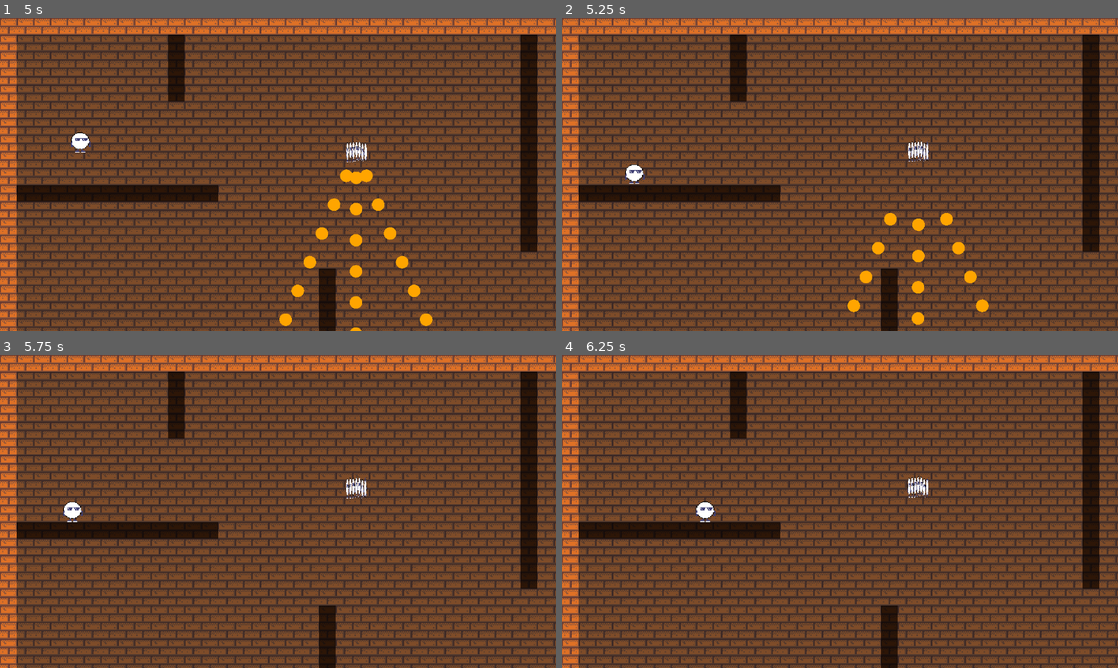
Above: before the commit, frames 1-4 (two rows, left to right).
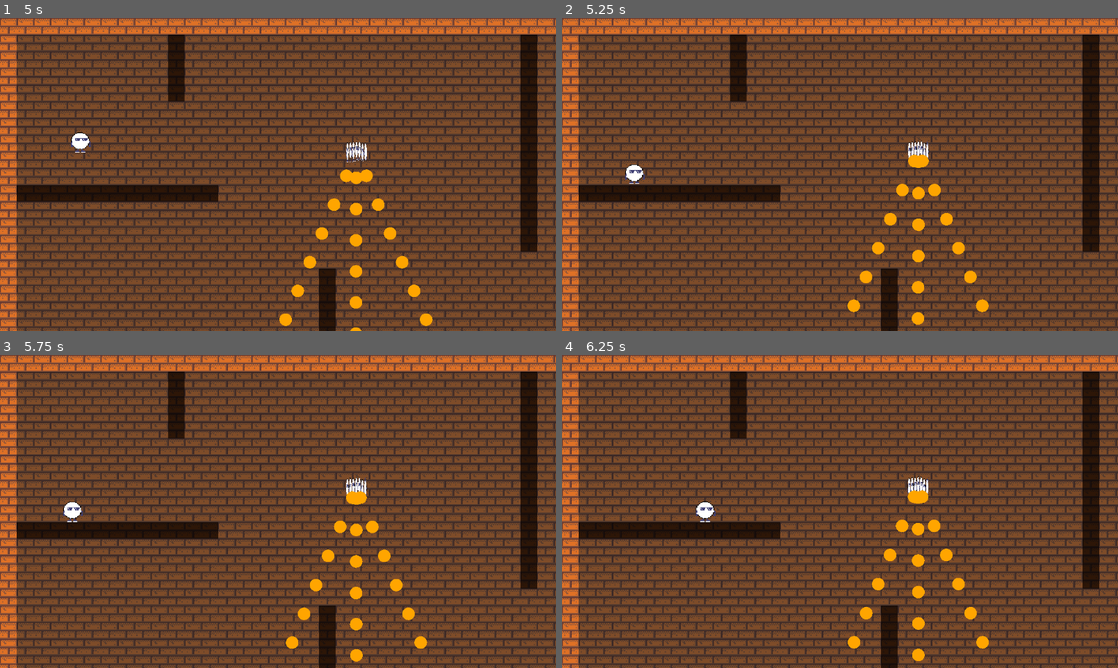
Above: after the commit, the same moments.

Repository: eduardo-kurek/MageMaze
Game: Godot game, scene res://world.tscn
The game is run twice, just before and just after one commit, with the same random seed, the same clock (stepped at 60 frames per second) and the same inputs.
Inputs:
- Up to frame 1 (5 s): hold D (move_right) 0.53-1.28 s; hold S (move_down) 1.28-2.03 s; hold D (move_right) 2.03-2.78 s; hold W (move_up) 2.78-3.53 s; hold A (move_left) from 3.53 s (still down)
- Up to frame 2 (5.25 s): release A (move_left) at 5.03 s; hold S (move_down) from 5.03 s (still down)
- Up to frame 3 (5.75 s): keep holding S (move_down)
- Up to frame 4 (6.25 s): release S (move_down) at 5.78 s; hold D (move_right) from 5.78 s (still down)

Frame 1 is identical in both runs. In frame 2, 0.4% of the frame differs, in the area x 60-69%, y 43-58%; in frame 3, 1.3%; in frame 4, 1.3%, in the area x 51-77%, y 43-98%.

Commit message:
Adiciona maquinas de estado

Diff:
--- a/entities/behaviours/state/EntityContext.gd
+++ /dev/null
@@ -1,6 +0,0 @@
-class_name EntityContext
-extends Node
-
-var position: Vector2
-var delta: float
-var time_in_state: float
--- a/entities/behaviours/state/ICondition.gd
+++ /dev/null
@@ -1,6 +0,0 @@
-class_name ICondition
-extends Resource
-
-func evaluate(_ctx: EntityContext) -> bool:
-	push_error("ICondition.evaluate() não implementado")
-	return false
--- a/entities/behaviours/state/ShotState.gd
+++ /dev/null
@@ -1,13 +0,0 @@
-class_name ShotState
-extends Resource
-
-@export var id: StringName
-@export var weapons: Array[Weapon] = []
-@export var transitions: Array[ShotStateTransition] = []
-
-func enter() -> void:
-	pass
-
-func update_physics(ctx: EntityContext) -> void:
-	for weapon in weapons:
-		weapon.tick(ctx.delta, ctx.position)
--- a/entities/behaviours/state/ShotStateMachine.gd
+++ /dev/null
@@ -1,48 +0,0 @@
-class_name ShotStateMachine
-extends Resource
-
-@export var states: Array[ShotState] = []
-
-var _current: ShotState
-var _by_id: Dictionary = {}
-var _time_in_state: float = 0.0
-
-func start() -> void:
-	_init_state_ids()
-	_validate_transitions()
-	_enter(states[0])
-
-func _init_state_ids() -> void:
-	_by_id.clear()
-	for s in states:
-		_by_id[s.id] = s
-
-func _validate_transitions() -> void:
-	for s in states:
-		for t in s.transitions:
-			if not _by_id.has(t.target_state):
-				push_error("Estado '%s' tem transição para '%s', que não existe" % [s.id, t.target_state])
-
-func _enter(state: ShotState) -> void:
-	_current = state
-	_time_in_state = 0.0
-	state.enter()
-
-func update_physics(ctx: EntityContext) -> void:
-	_update_context(ctx)
-	_evaluate_current_transitions(ctx)
-	_update_physics_current(ctx)
-
-func _update_context(ctx: EntityContext) -> void:
-	_time_in_state += ctx.delta
-	ctx.time_in_state = _time_in_state
-
-func _evaluate_current_transitions(ctx: EntityContext) -> void:
-	for t in _current.transitions:
-		if t.condition and t.condition.evaluate(ctx):
-			if _by_id.has(t.target_state):
-				_enter(_by_id[t.target_state])
-			return
-
-func _update_physics_current(ctx: EntityContext) -> void:
-	_current.update_physics(ctx)
--- a/entities/behaviours/state/ShotStateTransition.gd
+++ /dev/null
@@ -1,5 +0,0 @@
-class_name ShotStateTransition
-extends Resource
-
-@export var condition: ICondition
-@export var target_state: StringName
--- /dev/null
+++ b/entities/behaviours/state/StateAction.gd
@@ -0,0 +1,11 @@
+class_name StateAction
+extends Resource
+
+func enter(_ctx: StateContext) -> void:
+	pass
+
+func update_physics(_ctx: StateContext) -> void:
+	pass
+
+func exit(_ctx: StateContext) -> void:
+	pass
--- /dev/null
+++ b/entities/behaviours/state/StateCondition.gd
@@ -0,0 +1,6 @@
+class_name StateCondition
+extends Resource
+
+func evaluate(_ctx: StateContext) -> bool:
+	push_error("StateCondition.evaluate() não implementado")
+	return false
--- /dev/null
+++ b/entities/behaviours/state/StateContext.gd
@@ -0,0 +1,6 @@
+class_name StateContext
+extends RefCounted
+
+var actor: Node
+var delta: float = 0.0
+var time_in_state: float = 0.0
--- /dev/null
+++ b/entities/behaviours/state/StateMachine.gd
@@ -0,0 +1,100 @@
+class_name StateMachine
+extends Node
+
+signal state_changed(previous: StringName, current: StringName)
+
+@export var initial_state: StringName
+@export var states: Array[StateMachineState] = []
+
+var _runtime_states: Array[StateMachineState] = []
+var _states_by_id: Dictionary = {}
+var _current: StateMachineState
+var _ctx := StateContext.new()
+
+func _ready() -> void:
+	_init_context()
+	_init_runtime_states()
+	_init_states_dictionary()
+
+	_validate_runtime_states()
+	_change_state(initial_state)
+
+func _init_context() -> void:
+	_ctx.actor = get_parent()
+	if _ctx.actor == null:
+		push_error("StateMachine precisa ter um pai")
+	if states.is_empty():
+		push_error("StateMachine precisa de pelo menos um estado")
+
+func _init_runtime_states() -> void:
+	_runtime_states.assign(states.duplicate_deep(Resource.DEEP_DUPLICATE_ALL))
+
+func _init_states_dictionary() -> void:
+	_states_by_id.clear()
+	for state in _runtime_states:
+		if state == null or state.id == &"" or _valid_state(state.id):
+			push_error("StateMachine contém estado nulo, sem ID ou com ID repetido")
+		_states_by_id[state.id] = state
+		for action in state.actions:
+			if action == null:
+				push_error("Estado '%s' contém ação nula" % state.id)
+
+func _validate_runtime_states() -> void:
+	if not _valid_state(initial_state):
+		push_error("Estado inicial '%s' não existe" % initial_state)
+
+	for state in _runtime_states:
+		for transition in state.transitions:
+			if transition == null or transition.condition == null:
+				push_error("Estado '%s' contém transição sem condição" % state.id)
+
+			if not _states_by_id.has(transition.target_state):
+				push_error("Estado '%s' aponta para '%s', que não existe" % [state.id, transition.target_state])
+
+func _physics_process(delta: float) -> void:
+	_update_context(delta)
+	_evaluate_current_transitions();
+	_current.update_physics(_ctx)
+
+func _update_context(delta: float) -> void:
+	_ctx.delta = delta
+	_ctx.time_in_state += delta
+
+func _evaluate_current_transitions() -> void:
+	for transition in _current.transitions:
+		if transition.condition.evaluate(_ctx):
+			_change_state(transition.target_state)
+			break
+
+func _change_state(id: StringName) -> bool:
+	if not _valid_state(id):
+		push_error("Estado '%s' não existe" % id)
+		return false
+
+	if _in_state(id): return true
+
+	_do_change_state(id)
+	return true
+
+func _valid_state(id: StringName) -> bool:
+	if not _states_by_id.has(id):
+		return false
+	return true
+
+func _in_state(id: StringName) -> bool:
+	if _current != null and _current.id == id:
+		return true
+	return false
+
+func _do_change_state(id: StringName) -> void:
+	var previous: StringName = &""
+	if _current != null:
+		previous = _current.id
+		_current.exit(_ctx)
+	_current = _states_by_id[id]
+	_ctx.time_in_state = 0.0
+	_current.enter(_ctx)
+	state_changed.emit(previous, id)
+
+func get_current_state_id() -> StringName:
+	return _current.id if _current != null else &""
--- /dev/null
+++ b/entities/behaviours/state/StateMachineState.gd
@@ -0,0 +1,18 @@
+class_name StateMachineState
+extends Resource
+
+@export var id: StringName
+@export var actions: Array[StateAction] = []
+@export var transitions: Array[StateMachineTransition] = []
+
+func enter(ctx: StateContext) -> void:
+	for action in actions:
+		action.enter(ctx)
+
+func update_physics(ctx: StateContext) -> void:
+	for action in actions:
+		action.update_physics(ctx)
+
+func exit(ctx: StateContext) -> void:
+	for action in actions:
+		action.exit(ctx)
--- /dev/null
+++ b/entities/behaviours/state/StateMachineTransition.gd
@@ -0,0 +1,5 @@
+class_name StateMachineTransition
+extends Resource
+
+@export var condition: StateCondition
+@export var target_state: StringName
--- a/entities/behaviours/state/TimerCondition.gd
+++ b/entities/behaviours/state/TimerCondition.gd
@@ -1,7 +1,7 @@
 class_name TimerCondition
-extends ICondition
+extends StateCondition
 
 @export var seconds: float = 1.0
 
-func evaluate(ctx: EntityContext) -> bool:
+func evaluate(ctx: StateContext) -> bool:
 	return ctx.time_in_state >= seconds
--- /dev/null
+++ b/entities/behaviours/state/WeaponStateAction.gd
@@ -0,0 +1,9 @@
+class_name WeaponStateAction
+extends StateAction
+
+@export var weapons: Array[Weapon] = []
+
+func update_physics(ctx: StateContext) -> void:
+	var actor := ctx.actor as Node2D
+	for weapon in weapons:
+		weapon.tick(ctx.delta, actor.global_position)
--- a/entities/enemies/prisioner/Entity.gd
+++ b/entities/enemies/prisioner/Entity.gd
@@ -2,13 +2,8 @@
 extends CharacterBody2D
 
 @export var walk: IWalk
-@export var shot_machine: ShotStateMachine
 
 var _walk_ctx := WalkContext.new()
-var _ctx := EntityContext.new()
-
-func _ready() -> void:
-	shot_machine.start()
 
 func _physics_process(delta: float) -> void:
 	if walk:
@@ -16,10 +11,3 @@
 		_walk_ctx.delta = delta
 		velocity = walk.get_velocity(_walk_ctx)
 		move_and_slide()
-
-	_update_ctx(delta)
-	shot_machine.update_physics(_ctx)
-
-func _update_ctx(delta: float) -> void:
-	_ctx.position = global_position
-	_ctx.delta = delta
--- a/entities/enemies/prisioner/prisioner.tscn
+++ b/entities/enemies/prisioner/prisioner.tscn
@@ -4,12 +4,14 @@
 [ext_resource type="Script" uid="uid://begc32x5dqkn1" path="res://entities/behaviours/walk/RandomWalk.gd" id="2_d4spm"]
 [ext_resource type="Texture2D" uid="uid://cvb4xx7o3vubo" path="res://entities/player/player.png" id="2_xlfdw"]
 [ext_resource type="Script" uid="uid://b21hi32dggour" path="res://entities/behaviours/shoot/BulletDef.gd" id="3_bullet"]
-[ext_resource type="Script" uid="uid://bjdjmnolpac08" path="res://entities/behaviours/state/ShotStateMachine.gd" id="3_n1yp8"]
-[ext_resource type="Script" uid="uid://bhwjpftt6b33b" path="res://entities/behaviours/state/ShotState.gd" id="4_5jnem"]
+[ext_resource type="Script" uid="uid://c54ujyo7mwi7f" path="res://entities/behaviours/state/StateMachine.gd" id="3_n1yp8"]
+[ext_resource type="Script" uid="uid://ch3munoyympvj" path="res://entities/behaviours/state/StateMachineState.gd" id="4_5jnem"]
 [ext_resource type="Script" uid="uid://q8ev62d6ycnx" path="res://entities/behaviours/shoot/Weapon.gd" id="4_weapon"]
-[ext_resource type="Script" uid="uid://bhjt2ba07oytb" path="res://entities/behaviours/state/ShotStateTransition.gd" id="6_3sxs5"]
+[ext_resource type="Script" uid="uid://ehhslnrkele0" path="res://entities/behaviours/state/StateMachineTransition.gd" id="6_3sxs5"]
 [ext_resource type="Script" uid="uid://cqv8lycu7p7ij" path="res://entities/behaviours/shoot/SpreadShot.gd" id="6_spread"]
 [ext_resource type="Script" uid="uid://hkiqu4n01nkp" path="res://entities/behaviours/state/TimerCondition.gd" id="7_5jnem"]
+[ext_resource type="Script" uid="uid://dblof0es740ca" path="res://entities/behaviours/state/StateAction.gd" id="8_state_action"]
+[ext_resource type="Script" uid="uid://bv11fre7nwmac" path="res://entities/behaviours/state/WeaponStateAction.gd" id="8_weapon_action"]
 
 [sub_resource type="Resource" id="Resource_aqk2v"]
 script = ExtResource("2_d4spm")
@@ -49,9 +51,13 @@
 fire_rate = 120.0
 metadata/_custom_type_script = "uid://q8ev62d6ycnx"
 
+[sub_resource type="Resource" id="Resource_weapon_action"]
+script = ExtResource("8_weapon_action")
+weapons = Array[ExtResource("4_weapon")]([SubResource("Resource_24inu")])
+
 [sub_resource type="Resource" id="Resource_trfh3"]
 script = ExtResource("7_5jnem")
-seconds = 3.0
+seconds = 5.0
 metadata/_custom_type_script = "uid://hkiqu4n01nkp"
 
 [sub_resource type="Resource" id="Resource_6gwcs"]
@@ -63,14 +69,9 @@
 [sub_resource type="Resource" id="Resource_0pkrk"]
 script = ExtResource("4_5jnem")
 id = &"shoot"
-weapons = Array[ExtResource("4_weapon")]([SubResource("Resource_24inu")])
+actions = Array[ExtResource("8_state_action")]([SubResource("Resource_weapon_action")])
 transitions = Array[ExtResource("6_3sxs5")]([SubResource("Resource_6gwcs")])
 metadata/_custom_type_script = "uid://bhwjpftt6b33b"
-
-[sub_resource type="Resource" id="Resource_xlfdw"]
-script = ExtResource("3_n1yp8")
-states = Array[ExtResource("4_5jnem")]([SubResource("Resource_d4spm"), SubResource("Resource_0pkrk")])
-metadata/_custom_type_script = "uid://bjdjmnolpac08"
 
 [sub_resource type="RectangleShape2D" id="RectangleShape2D_mlf01"]
 
@@ -79,7 +80,12 @@
 motion_mode = 1
 script = ExtResource("1_bl8vm")
 walk = SubResource("Resource_aqk2v")
-shot_machine = SubResource("Resource_xlfdw")
+
+[node name="StateMachine" type="Node" parent="." unique_id=1772034799]
+process_physics_priority = 1
+script = ExtResource("3_n1yp8")
+initial_state = &"idle"
+states = Array[ExtResource("4_5jnem")]([SubResource("Resource_d4spm"), SubResource("Resource_0pkrk")])
 
 [node name="CollisionShape2D" type="CollisionShape2D" parent="." unique_id=56049797]
 shape = SubResource("RectangleShape2D_mlf01")
Not shown, removed: entities/behaviours/state/EntityContext.gd.uid
Not shown, removed: entities/behaviours/state/ICondition.gd.uid
Not shown, removed: entities/behaviours/state/ShotState.gd.uid
Not shown, removed: entities/behaviours/state/ShotStateMachine.gd.uid
Not shown, removed: entities/behaviours/state/ShotStateTransition.gd.uid
Not shown, added: entities/behaviours/state/StateAction.gd.uid
Not shown, added: entities/behaviours/state/StateCondition.gd.uid
Not shown, added: entities/behaviours/state/StateContext.gd.uid
Not shown, added: entities/behaviours/state/StateMachine.gd.uid
Not shown, added: entities/behaviours/state/StateMachineState.gd.uid
Not shown, added: entities/behaviours/state/StateMachineTransition.gd.uid
Not shown, added: entities/behaviours/state/WeaponStateAction.gd.uid
